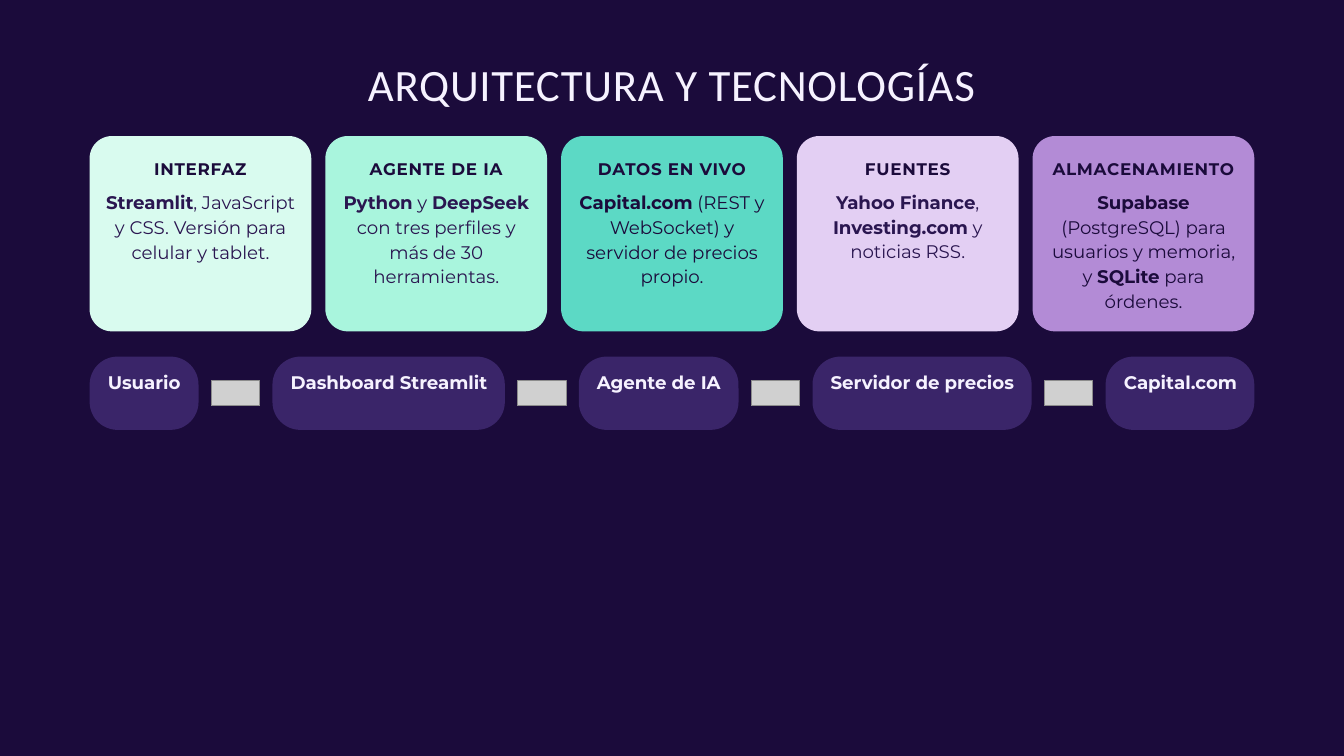
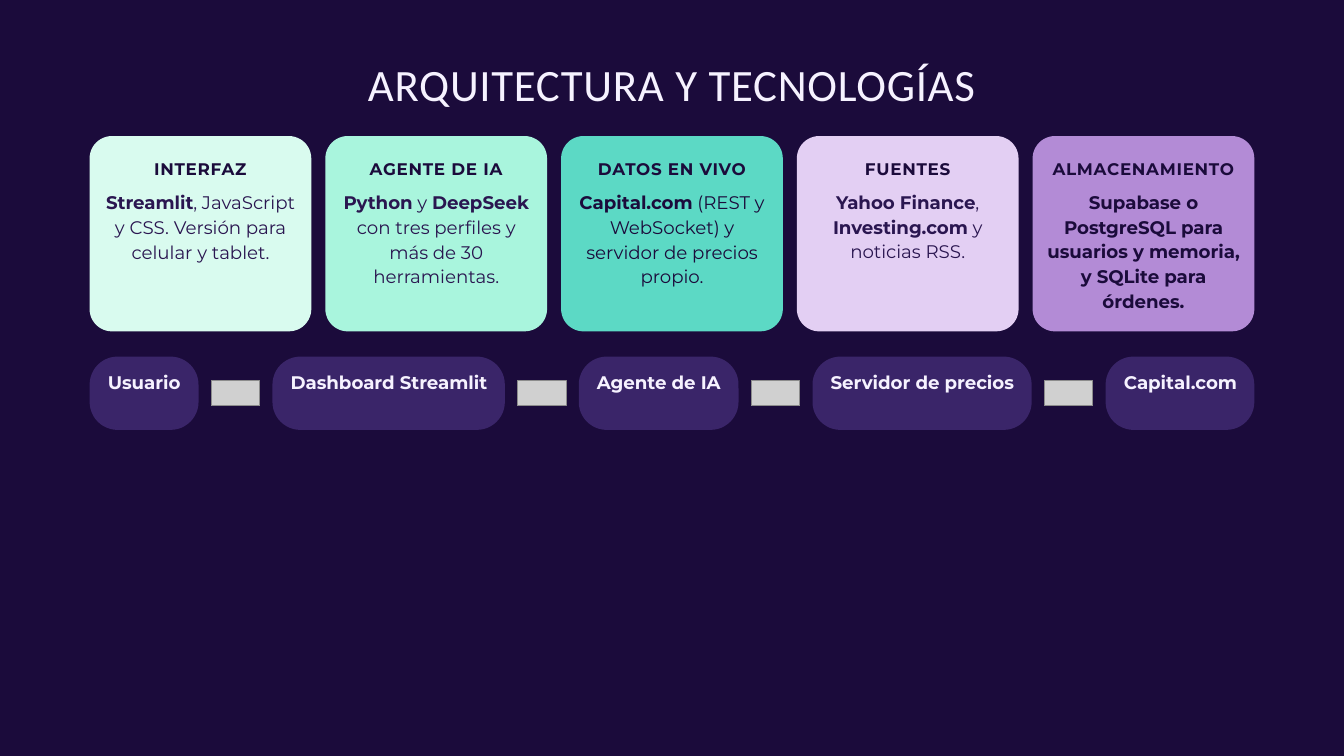
Before and after one commit to Cristian-Higuera-byte/RepAgenteIA, a slide deck: slide 12 of FASE 2/Grupales/Avance 2 Agente IA Bursátil.pptx (slide 11 before the commit). Drawn at 1344x756 pixels with LibreOffice and Linux fonts; fonts in the diff are those of the drawing; grey boxes stand for pictures. Boxes give left, top, right and bottom in pixels: in the first picture for what was removed or moved away, otherwise in the second. Text is boxed around its words. In the diff, an @@ line names an element or a change of style, - is before the commit and + after.

```diff
--- a/FASE 2/Grupales/Avance 2 Agente IA Bursátil.pptx
+++ b/FASE 2/Grupales/Avance 2 Agente IA Bursátil.pptx
@@ text at <box>1047,195,1240,308</box>: text changed; bold on @@
-Supabase (PostgreSQL) para usuarios y memoria, y SQLite para órdenes.
+Supabase o PostgreSQL para usuarios y memoria, y SQLite para órdenes.
```
Also in this commit, not shown: 5 other slides changed, 2 slides added.
